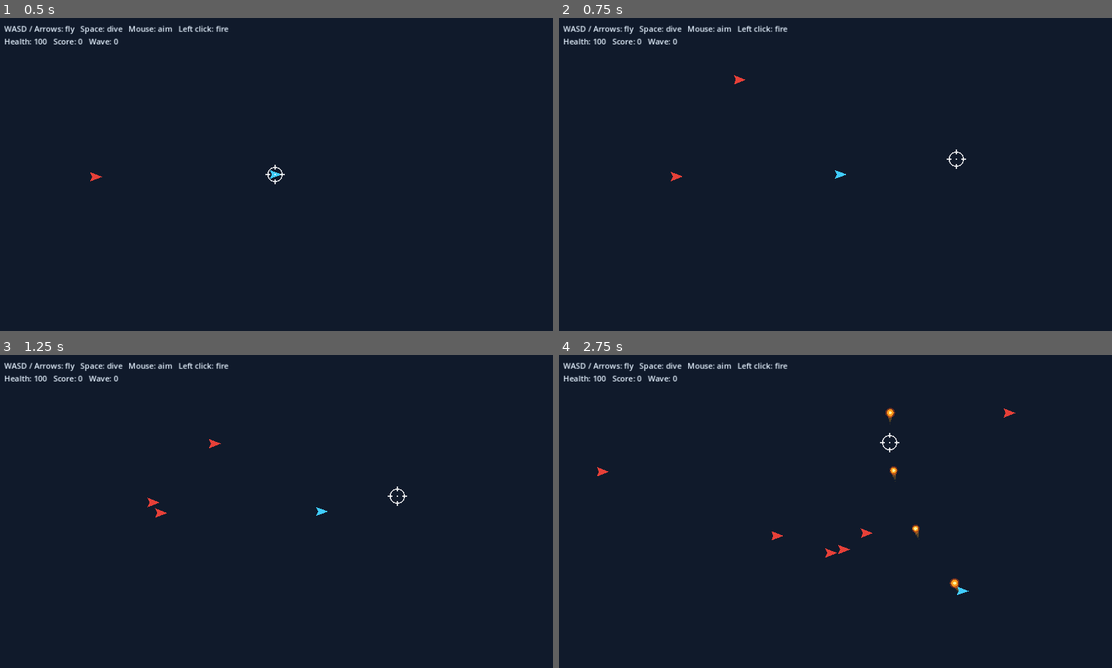
Above: before the commit, frames 1-4 (two rows, left to right).
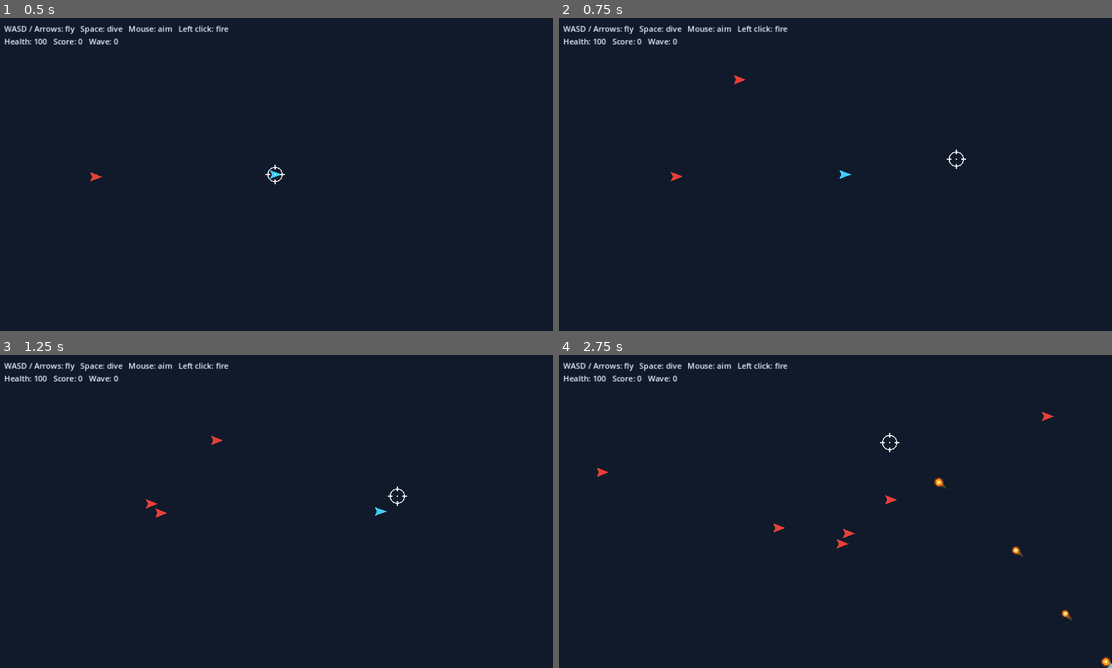
Above: after the commit, the same moments.

Repository: IsiahJohnson/superflight-skyrogue
Game: Godot game, scene res://scenes/main.tscn
Same seed, same stepped clock (60 frames per second), same inputs: the game is played once before the commit and once after it.
Inputs (mouse positions are in pixels of both pictures, inside the frame that each line leads up to):
- Up to frame 1 (0.5 s): no input
- Up to frame 2 (0.75 s): tap Enter at 0.5 s; move the mouse to (957, 158) at 0.52 s; hold D (move_right) from 0.53 s (still down); hold Space (dive) from 0.53 s (still down)
- Up to frame 3 (1.25 s): keep holding D (move_right); keep holding Space (dive)
- Up to frame 4 (2.75 s): move the mouse to (724, 527) at 1.27 s; release D (move_right) at 1.28 s; release Space (dive) at 1.28 s; hold S (move_down) 1.28-2.03 s; tap Space (dive) at 1.35, 2.3 s; move the mouse to (890, 442) at 2.02 s; press the mouse at (890, 442) at 2.03 s; hold D (move_right) from 2.03 s (still down)

Frame 1 is identical in both runs. In frame 2, less than 0.1% of the frame differs, in the area x 31-53%, y 18-52%; in frame 3, 0.1%; in frame 4, 0.7%, in the area x 6-100%, y 16-100%.

Commit message:
Add inertial gliding and dive boost
Co-authored-by: IsiahJohnson <92471437+IsiahJohnson@users.noreply.github.com>

Diff:
--- a/scripts/player/flight_controller.gd
+++ b/scripts/player/flight_controller.gd
@@ -7,7 +7,7 @@
 
 @export var max_speed: float = 500.0
 @export var acceleration: float = 800.0
-@export var drag: float = 0.95  # Friction/air resistance
+@export var drag: float = 0.12  # Air resistance per second
 @export var dive_multiplier: float = 1.5
 @export var turn_speed: float = 5.0
 
@@ -56,40 +56,35 @@
 	is_diving = Input.is_action_pressed("dive")
 
 func _update_flight_physics(delta):
-	# Determine target speed based on dive state
 	var target_speed = max_speed
 	if is_diving:
 		target_speed *= dive_multiplier
 
-	# Apply acceleration towards target speed if moving
-	if input_vector.length() > 0:
-		current_speed = move_toward(current_speed, target_speed, acceleration * delta)
-	else:
-		# Gradual deceleration when no input
-		current_speed = move_toward(current_speed, 0, acceleration * delta * 0.5)
+	velocity += input_vector * acceleration * delta
+	if is_diving and velocity.length_squared() > 0.0:
+		velocity += velocity.normalized() * acceleration * (dive_multiplier - 1.0) * delta
 
-	# Apply drag to current speed (realistic friction)
-	current_speed *= drag
+	velocity *= exp(-drag * delta)
+	if velocity.length() > target_speed:
+		velocity = velocity.normalized() * target_speed
+	current_speed = velocity.length()
 
 func _update_position(delta):
-	if input_vector.length() > 0:
-		# Move in direction player is pointing
-		var direction = input_vector
-
-		# Rotate player towards movement direction
-		var target_rotation = direction.angle()
+	if velocity.length_squared() > 0.0:
+		var target_rotation = velocity.angle()
 		rotation = lerp_angle(rotation, target_rotation, turn_speed * delta)
 
-		# Move forward based on current speed
-		position += direction * current_speed * delta
-
-	# Update velocity for CharacterBody2D (for collision detection)
-	velocity = (input_vector * current_speed).normalized() * current_speed
+	move_and_slide()
 
 func _clamp_to_world():
 	"""Keep player within world bounds"""
-	position.x = clamp(position.x, 0, Constants.WORLD_WIDTH)
-	position.y = clamp(position.y, 0, Constants.WORLD_HEIGHT)
+	if position.x < 0.0 or position.x > Constants.WORLD_WIDTH:
+		velocity.x = 0.0
+	if position.y < 0.0 or position.y > Constants.WORLD_HEIGHT:
+		velocity.y = 0.0
+	position.x = clampf(position.x, 0.0, Constants.WORLD_WIDTH)
+	position.y = clampf(position.y, 0.0, Constants.WORLD_HEIGHT)
+	current_speed = velocity.length()
 
 func take_damage(amount: float):
 	"""Handle damage to player"""
@@ -110,13 +105,14 @@
 
 func reset_flight():
 	"""Reset flight state (useful for new runs)"""
+	velocity = Vector2.ZERO
 	current_speed = 0.0
 	is_diving = false
 	health = max_health
 
 func get_speed_ratio() -> float:
 	"""Return speed as ratio of max speed (0.0 to 1.0)"""
-	return current_speed / max_speed
+	return clampf(current_speed / max_speed, 0.0, 1.0)
 
 func _draw():
 	draw_colored_polygon(
